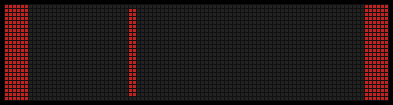
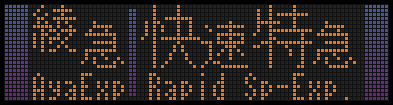
Revision of a layered 393 x 105 image; what changed, layer by layer:
showed group "綾急" (2 layers) over [33, 5, 124, 100]
showed group "快特" (2 layers) over [141, 5, 356, 100]
painted on "英語 #13" over [245, 73, 288, 100]
hid "乗車不可" over [5, 5, 388, 100]
showed "快速特急" over [5, 5, 388, 100]
